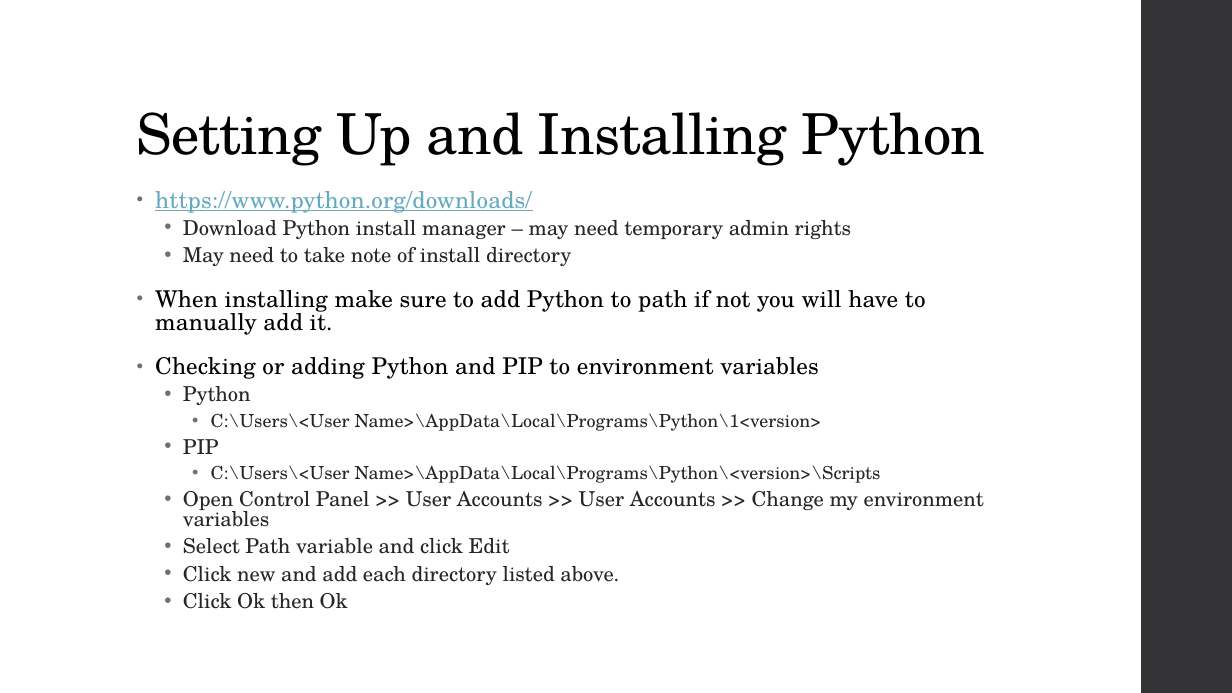
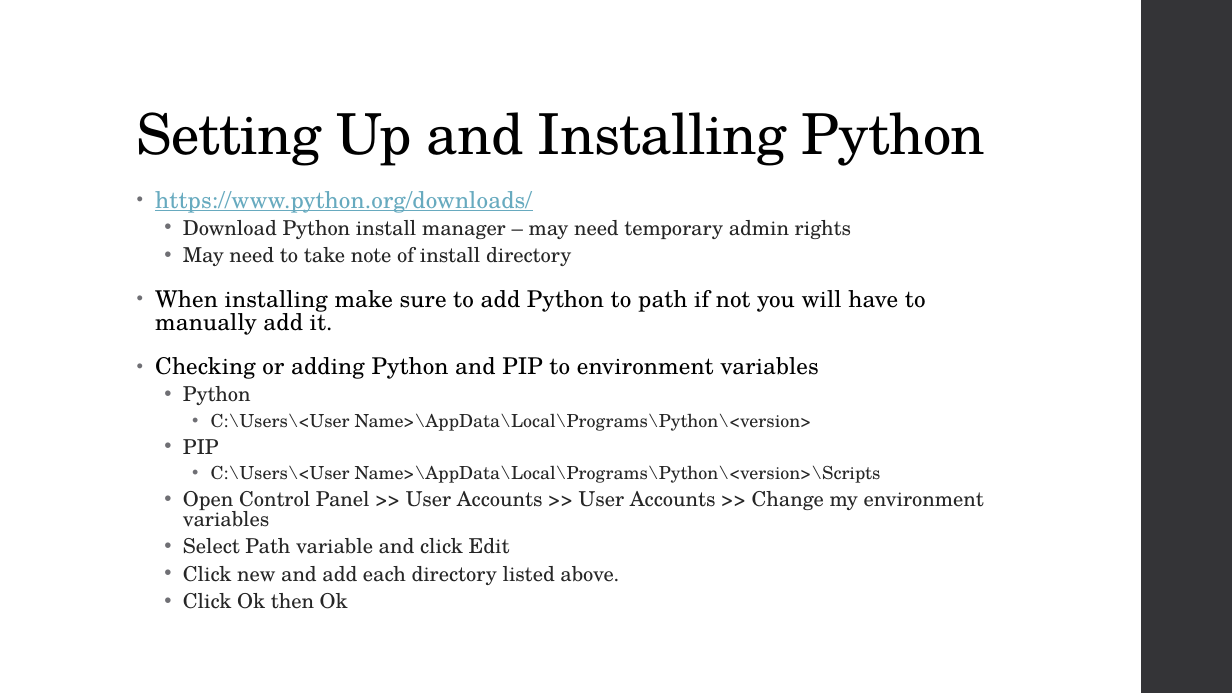
Before and after one commit to AdamKortis/cchmc_python_getting_started, a slide deck: slide 7 of Getting Started with Python for Data Analytics.pptx (slide 6 before the commit). Drawn at 1232x693 pixels with LibreOffice and Linux fonts; fonts in the diff are those of the drawing. Boxes give left, top, right and bottom in pixels: in the first picture for what was removed or moved away, otherwise in the second. Text is boxed around its words. In the diff, an @@ line names an element or a change of style, - is before the commit and + after.

Commit message:
final presentation

```diff
--- a/Getting Started with Python for Data Analytics.pptx
+++ b/Getting Started with Python for Data Analytics.pptx
@@ text at (211, 413, 812, 431): text changed @@
-    • C:\Users\<User Name>\AppData\Local\Programs\Python\1<version>
+    • C:\Users\<User Name>\AppData\Local\Programs\Python\<version>
```
Also in this commit, not shown: 2 other slides changed, 5 slides added, 2 other files.
